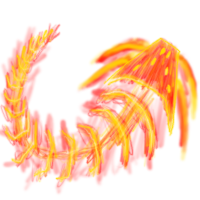
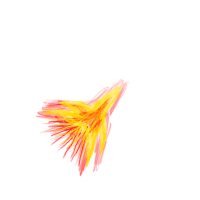
The second w=200, h=200 image is a revision of the first. Changes to its layers:
added layer "sunstream light" above "sunstream color" over [36, 77, 127, 168]
added layer "sunstream color" above "sunstream glow" over [38, 84, 123, 168]
added layer "sunstream glow" above "snake 3 light" over [35, 77, 130, 177]
hid "snake 3 light" over [3, 31, 172, 181]
hid "snake 3 color" over [1, 27, 200, 184]
hid "snake 3 glow" over [0, 22, 199, 195]
